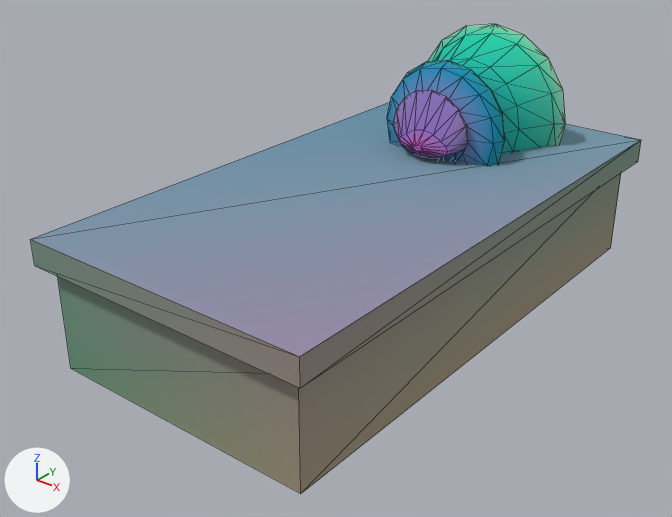
Two versions of the glTF model assets/kit/tomb_slab.glb, one commit apart.
Before and after are seen from a 50 mm lens placed at (2.0, -2.74, 1.84), pointed at (-0.05, -0.19, 0.25). The axes (+X, +Y, +Z) are drawn at lower left. The lights are the same throughout. The first picture is the older version. Mesh edges are drawn as thin lines. Where no turn or scale is listed for an object, it has been applied to the vertices. Vertices at exactly the same position are counted once.

Objects in the first picture: 'effigy', 'tomb'.
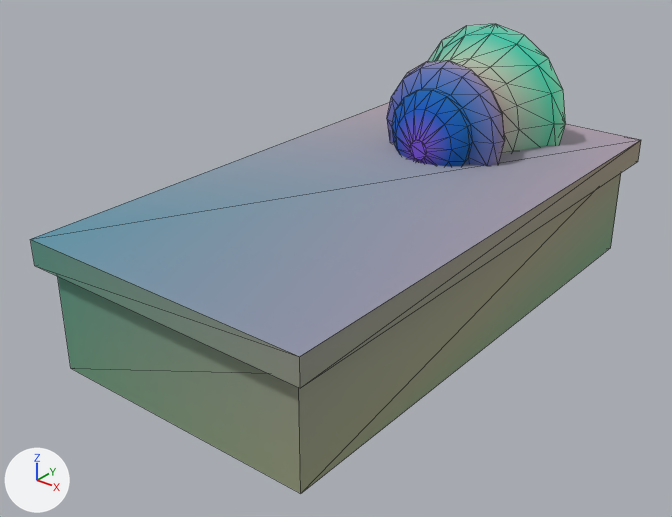
Changed parts and their boxes (x1, y1, x2, y2) in the pictures (672 x 517 px; the box of a moved part takes in the faces that stretch with it):
'effigy', reshaped, recoloured: (387, 24, 566, 166) in both
part 1 of me_tomb, recoloured: (30, 102, 641, 393) in both
part 2 of me_effigy, moved or reshaped: (387, 68, 494, 166) in both
part 3 of me_effigy, recoloured: (387, 68, 494, 166) in both
part 4 of me_effigy, recoloured (cyan to green): (428, 24, 566, 152) in both
part 5 of me_effigy, recoloured (cyan to light grey): (449, 59, 519, 154) in both
part 6 of me_effigy, recoloured (cyan to blue): (403, 61, 505, 166) in both
part 7 of me_effigy, recoloured: before (393, 90, 467, 158); after (392, 90, 469, 166)

The edits, one by one:
me_tomb has 16 vertices, 24 faces and spans x -0.6..0.6, y -1.15..1.15, z 0.0..0.52.
me_tomb is used by ob_tomb; location (0.0, 0.0, 0.0).
me_tomb part 1: 24 faces centred in x -0.6..0.6, y -1.15..1.15, z 0.0..0.52 are repainted in the vertex colours, in many colours.
me_effigy is used by ob_effigy; location (0.0, 0.85, 0.62).
me_effigy had 160 vertices, 316 faces and spanned x -0.375..0.375, y -0.564..0.0, z -0.375..0.375.
me_effigy now has 160 vertices, 316 faces and spans x -0.375..0.375, y -0.559..0.0, z -0.375..0.375.
me_effigy part 2: 63 of 160 vertices moved; they spanned x -0.186..0.186, y -0.564..-0.447, z -0.156..0.172 and now span x -0.192..0.192, y -0.559..-0.447, z -0.197..0.186; mean shift (0.0, 0.001, -0.01); largest move (0.0, -0.479, -0.074) -> (0.0, -0.479, -0.197).
me_effigy part 3: 72 faces centred in x -0.221..0.221, y -0.509..-0.426, z -0.166..0.221 are repainted in the vertex colours; the middle colour goes from blue #869bd9 to blue #3e72da.
me_effigy part 4: 83 faces centred in x -0.352..0.352, y -0.22..0.0, z -0.352..0.352 are repainted in the vertex colours; the middle colour goes from cyan #24e6ca to green #9ee0ca.
me_effigy part 5: 59 faces centred in x -0.261..0.261, y -0.333..-0.22, z -0.261..0.261 are repainted in the vertex colours; the middle colour goes from cyan #00c0c3 to light grey #b9c6c3.
me_effigy part 6: 40 faces centred in x -0.271..0.271, y -0.436..-0.379, z -0.271..0.271 are repainted in the vertex colours; the middle colour goes from cyan #00aadf to blue #8c8adc.
me_effigy part 7: 62 faces centred in x -0.139..0.139, y -0.564..-0.494, z -0.071..0.129 are repainted in the vertex colours; the middle colour goes from purple #cf7de7 to blue #0062e9.
